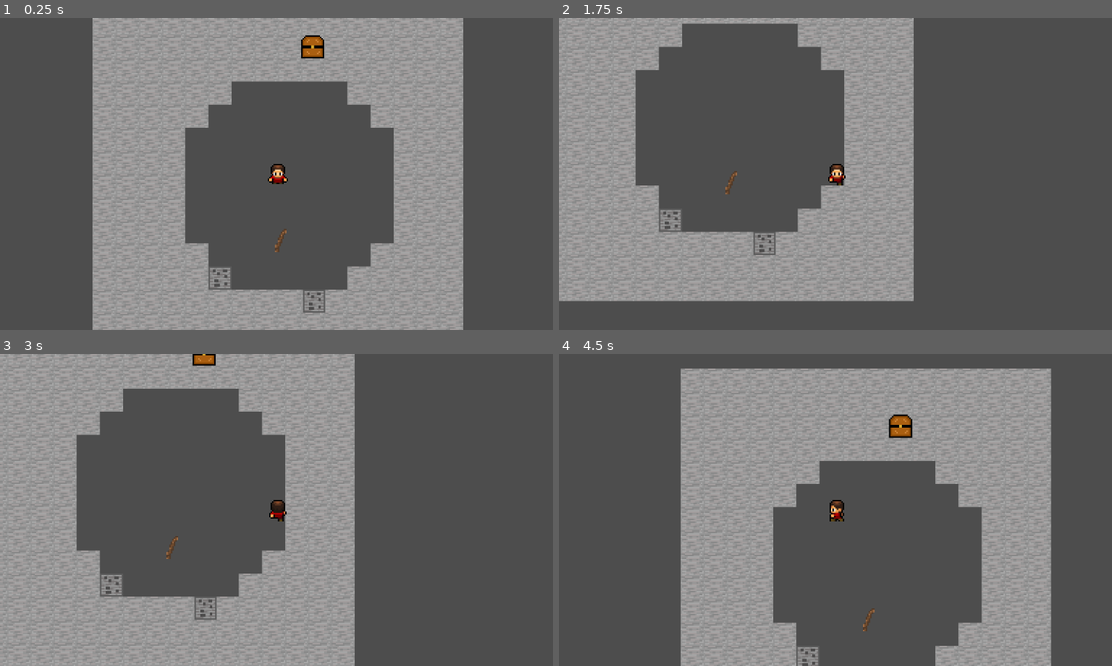
Above: before the commit, frames 1-4 (two rows, left to right).
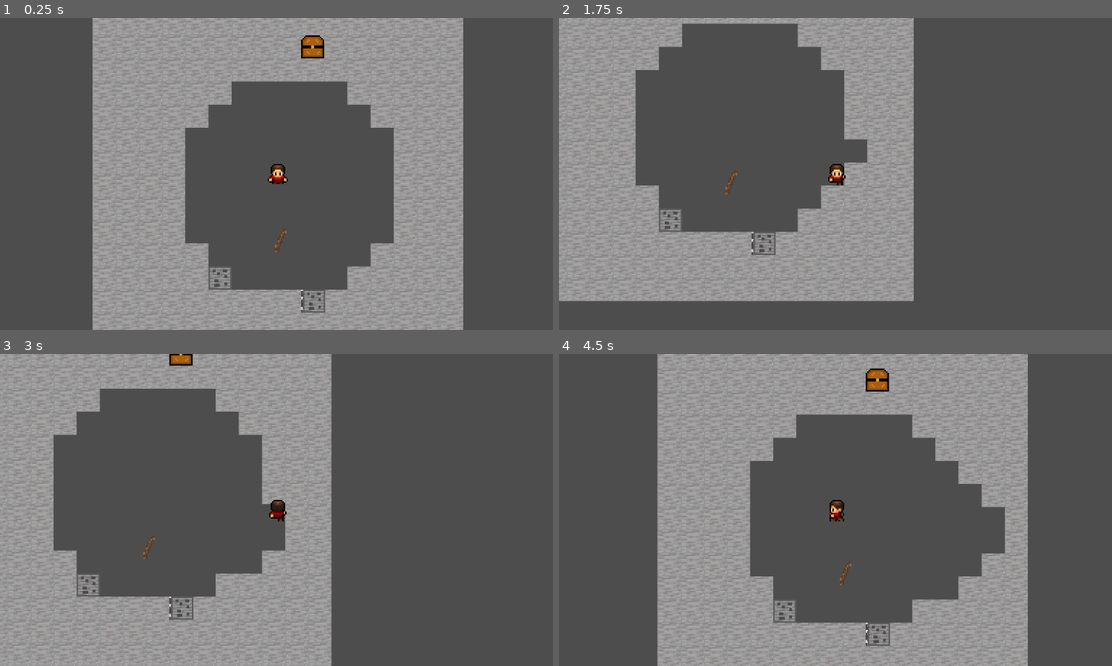
Above: after the commit, the same moments.

Repository: CaveManProject/Project_CaveMan
Game: Godot game, scene res://scene/world.tscn
Same seed, same stepped clock (60 frames per second), same inputs: the game is played once before the commit and once after it.
Inputs:
- Up to frame 1 (0.25 s): no input
- Up to frame 2 (1.75 s): hold D (right) 0.53-1.28 s; tap E (e) at 0.6, 1.55 s; tap I (i) at 0.8, 1.35 s; hold S (down) from 1.28 s (still down)
- Up to frame 3 (3 s): release S (down) at 2.03 s; hold D (right) 2.03-2.78 s; tap E (e) at 2.1 s; tap I (i) at 2.3, 2.85 s; hold W (up) from 2.78 s (still down)
- Up to frame 4 (4.5 s): tap E (e) at 3.05, 3.6 s; release W (up) at 3.53 s; hold A (left) from 3.53 s (still down); tap I (i) at 3.8, 4.35 s

The runs differ from the first frame. In frame 1, less than 0.1% of the frame differs, in the area x 54-55%, y 87-95%; in frame 2, 0.3%; in frame 3, 9.9%; in frame 4, 24%, in the area x 17-90%, y 0-100%.

Commit message:
:sparkles: retarded cell breaking

Diff:
--- a/Game/Script/World.gd
+++ b/Game/Script/World.gd
@@ -1,12 +1,26 @@
 class_name World extends Node
 
 @onready var tileMap: TileMap = $StoneTileMap
+@onready var player: PlayerBody = $Player
 
 enum TileType {
 	STONE,
 	COAL,
 	NIL
 }
+
+func typeToCords(type: TileType) -> Vector2:
+	match type:
+		TileType.STONE: return Vector2(2, 2)
+		TileType.COAL: return Vector2(0, 1)
+	return Vector2(-1, -1)
+
+func cordsToType(cords: Vector2) -> TileType:
+	if cords.x == 2 and cords.y == 2:
+		return TileType.STONE
+	if cords.x == 0 and cords.y == 1:
+		return TileType.COAL
+	return TileType.NIL
 
 var rng = RandomNumberGenerator.new()
 
@@ -23,10 +37,10 @@
 var MAP_HEIGHT = HEIGHT/CellSize.y
 @export var SAFE_ZONE_RADIUS = 5
 
-var ORE_CHUNK_CHANCE = 0.1
+var ORE_CHUNK_CHANCE = 0.8
 var GENERATOR_MOVE_CHANCE = 0.5
 var GENERATOR_DESTROY_CHANCE = 0.8
-var GENERATOR_SPAWN_CHANCE = 0.1
+var GENERATOR_SPAWN_CHANCE = 0.8
 
 var MAX_ITERATION = 10
 var MAX_GENERATORS = 5
@@ -123,10 +137,10 @@
 			var t_y = y - MAP_HEIGHT/2
 			match grid[x][y]:
 				TileType.STONE:
-					tileMap.set_cell(0, Vector2(t_x, t_y), 0, Vector2(2, 2))
+					tileMap.set_cell(0, Vector2(t_x, t_y), 0, typeToCords(TileType.STONE))
 				TileType.COAL:
 					print("Setting coal", x, " ", y)
-					tileMap.set_cell(1, Vector2(t_x, t_y), 0, Vector2(0, 1))
+					tileMap.set_cell(0, Vector2(t_x, t_y), 0, typeToCords(TileType.COAL))
 
 
 # Called when the node enters the scene tree for the first time.
@@ -137,8 +151,22 @@
 	# printChunks()
 	spawnTiles()
 
+func blockInRadius(playerCords: Vector2) -> bool:
+	for dir in DIRECTIONS:
+		var newDir = playerCords + dir
+		if grid[newDir.x][newDir.y] != TileType.NIL:
+			return true
+	return false
 
+func mineBlock(playerCords: Vector2):
+	for dir in DIRECTIONS:
+		var newDir = playerCords + dir
+		if grid[newDir.x][newDir.y] != TileType.NIL:
+			print("Removing cell")
+			tileMap.erase_cell(0, newDir)
 
 # Called every frame. 'delta' is the elapsed time since the previous frame.
 func _process(delta):
-	pass
+	var playerCoords = tileMap.local_to_map(player.global_position)
+	if Input.is_action_just_pressed("e") and blockInRadius(playerCoords) :
+		mineBlock(playerCoords)
--- a/Game/scene/world.tscn
+++ b/Game/scene/world.tscn
@@ -35,6 +35,7 @@
 0:1/0 = 0
 0:1/0/physics_layer_0/linear_velocity = Vector2(0, 0)
 0:1/0/physics_layer_0/angular_velocity = 0.0
+0:1/0/physics_layer_0/polygon_0/points = PackedVector2Array(-8, -8, 8, -8, 8, 8, -8, 8)
 1:1/0 = 0
 1:1/0/physics_layer_0/linear_velocity = Vector2(0, 0)
 1:1/0/physics_layer_0/angular_velocity = 0.0
@@ -201,7 +202,7 @@
 2:2/0/physics_layer_0/angular_velocity = 0.0
 
 [sub_resource type="TileSet" id="TileSet_c8iyn"]
-physics_layer_0/collision_layer = 1
+physics_layer_0/collision_layer = 3
 sources/0 = SubResource("TileSetAtlasSource_mxvh0")
 sources/1 = SubResource("TileSetAtlasSource_xwo4y")
 sources/2 = SubResource("TileSetAtlasSource_rrwvt")
@@ -225,10 +226,7 @@
 [node name="StoneTileMap" type="TileMap" parent="."]
 tile_set = SubResource("TileSet_c8iyn")
 format = 2
-layer_0/name = "bg"
-layer_1/name = "blocks"
-layer_1/z_index = 1
-layer_1/tile_data = PackedInt32Array()
+layer_0/name = "blocks"
 
 [node name="Player" parent="." instance=ExtResource("1_sp1lt")]
 
